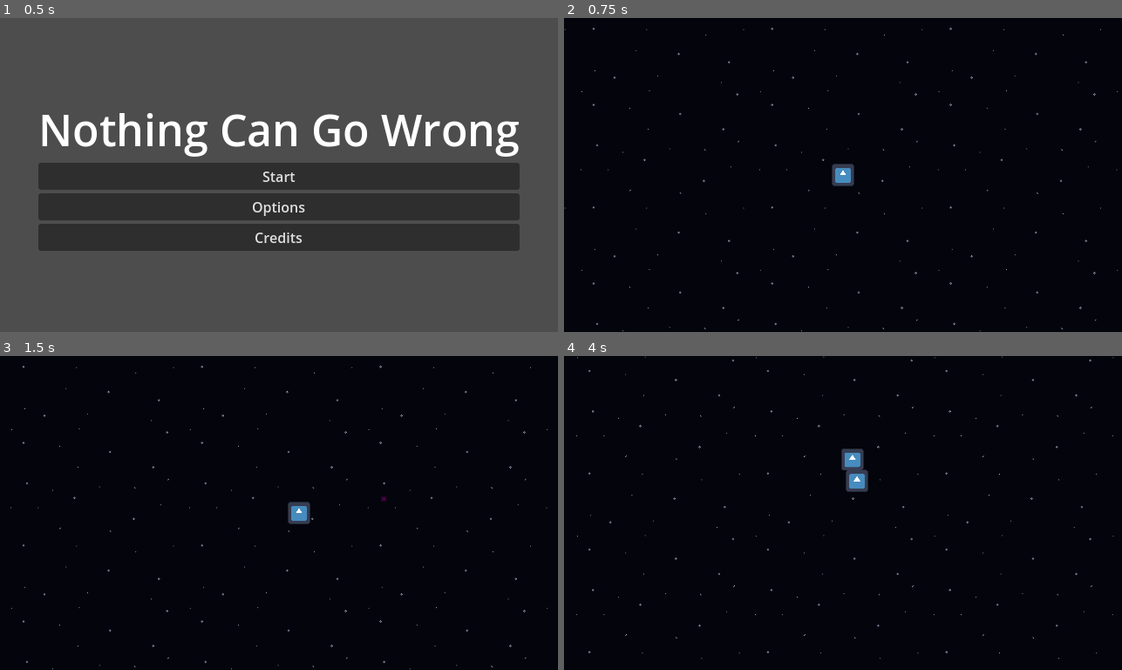
Above: before the commit, frames 1-4 (two rows, left to right).
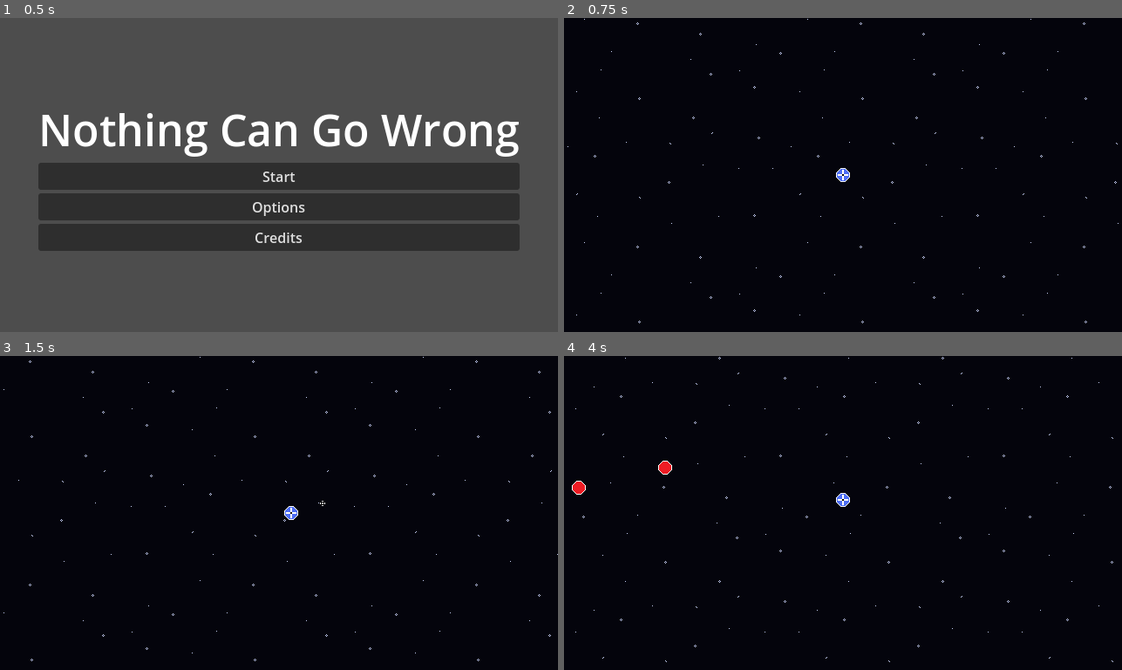
Above: after the commit, the same moments.

Repository: WinterAtne/Game-Jam
Game: Godot game, scene res://scenes/main.tscn
Same seed, same stepped clock (60 frames per second), same inputs: the game is played once before the commit and once after it. The engine's default icon, where the game draws it, is replaced by a stand-in: a white triangle on a blue panel in a dark square.
Inputs (mouse positions are in pixels of both pictures, inside the frame that each line leads up to):
- Up to frame 1 (0.5 s): no input
- Up to frame 2 (0.75 s): click "Start" at 0.5 s
- Up to frame 3 (1.5 s): tap Enter at 1.25 s; move the mouse to (401, 497) at 1.27 s; hold D (right) from 1.28 s (still down); click (401, 497) at 1.35 s
- Up to frame 4 (4 s): move the mouse to (731, 528) at 2.02 s; release D (right) at 2.03 s; hold Down (down) 2.03-2.78 s; click (731, 528) at 2.1 s; move the mouse to (898, 443) at 2.77 s; hold D (right) 2.78-3.53 s; click (898, 443) at 2.85 s; move the mouse to (815, 575) at 3.52 s; hold W (up) from 3.53 s (still down); click (815, 575) at 3.6 s

Frame 1 is identical in both runs. In frame 2, 0.6% of the frame differs, in the area x 0-100%, y 0-100%; in frame 3, 0.7%; in frame 4, 1.2%, in the area x 1-99%, y 0-98%.

Commit message:
Fixed resolution and updated values in line with that

Diff:
--- a/asssets/enemies/chaser.tres
+++ b/asssets/enemies/chaser.tres
@@ -1,11 +1,13 @@
-[gd_resource type="Resource" script_class="EnemyType" load_steps=2 format=3 uid="uid://4ekfeluxrnkf"]
+[gd_resource type="Resource" script_class="EnemyType" load_steps=3 format=3 uid="uid://4ekfeluxrnkf"]
 
 [ext_resource type="Script" path="res://asssets/enemies/enemy_type.gd" id="1_8h5a0"]
+[ext_resource type="Texture2D" uid="uid://bo004678denqr" path="res://asssets/tmp_chaser_sprite.png" id="2_ofhcw"]
 
 [resource]
 script = ExtResource("1_8h5a0")
-speed = 600.0
-acceloration = 600.0
-change_direction = 1.0
+speed = 300.0
+acceloration = 350.0
+change_direction = 2.0
 lead_by = 1.0
 coherence_ratio = 0.5
+sprite = ExtResource("2_ofhcw")
--- a/asssets/enemies/enemy_type.gd
+++ b/asssets/enemies/enemy_type.gd
@@ -1,12 +1,12 @@
 class_name EnemyType
 extends Resource
 
-@export var speed : float = 600
-@export var acceloration : float = 600
+@export var speed : float = 300
+@export var acceloration : float = 300
 @export var change_direction : float = 4
 @export var lead_by : float = 1
 @export  var coherence_ratio : float = 0.5
 #@export var far_distance : float = 500
 #@export var far_chase_cohere_ratio : float = 0.5
 #@export var near_chase_cohere_ratio : float = 0.8
-@export var sprite : Image
+@export var sprite : Texture2D
--- a/asssets/enemies/leader.tres
+++ b/asssets/enemies/leader.tres
@@ -1,11 +1,13 @@
-[gd_resource type="Resource" script_class="EnemyType" load_steps=2 format=3 uid="uid://bo7e2x4b8lhd7"]
+[gd_resource type="Resource" script_class="EnemyType" load_steps=3 format=3 uid="uid://bo7e2x4b8lhd7"]
 
 [ext_resource type="Script" path="res://asssets/enemies/enemy_type.gd" id="1_lfp5n"]
+[ext_resource type="Texture2D" uid="uid://cddbp7qfwymd8" path="res://asssets/tmp_leader_sprite.png" id="2_sqhrn"]
 
 [resource]
 script = ExtResource("1_lfp5n")
-speed = 1000.0
-acceloration = 1000.0
-change_direction = 0.65
-lead_by = 1.25
+speed = 500.0
+acceloration = 600.0
+change_direction = 1.0
+lead_by = 2.0
 coherence_ratio = 0.5
+sprite = ExtResource("2_sqhrn")
--- a/project.godot
+++ b/project.godot
@@ -64,5 +64,9 @@
 
 [rendering]
 
+textures/canvas_textures/default_texture_filter=0
 renderer/rendering_method="gl_compatibility"
 renderer/rendering_method.mobile="gl_compatibility"
+textures/default_filters/use_nearest_mipmap_filter=true
+textures/default_filters/anisotropic_filtering_level=0
+textures/decals/filter=0
--- a/scenes/bullet.tscn
+++ b/scenes/bullet.tscn
@@ -1,24 +1,23 @@
 [gd_scene load_steps=6 format=3 uid="uid://ctgpble7f0or4"]
 
 [ext_resource type="Script" path="res://scenes/bullet.gd" id="1_2kc60"]
-[ext_resource type="Texture2D" uid="uid://cso7f0i4tbihh" path="res://asssets/icon.svg" id="2_q2ne5"]
+[ext_resource type="Texture2D" uid="uid://fatdummukn8u" path="res://asssets/tmp_bullet_sprite.png" id="2_uwtnm"]
 [ext_resource type="Script" path="res://scenes/damager.gd" id="3_6v884"]
 
 [sub_resource type="CircleShape2D" id="CircleShape2D_puho1"]
+radius = 2.0
 
 [sub_resource type="CircleShape2D" id="CircleShape2D_wk3e2"]
-radius = 34.0147
+radius = 3.16228
 
 [node name="Bullet" type="RigidBody2D"]
 collision_layer = 2
 collision_mask = 2
 script = ExtResource("1_2kc60")
-mussle_velocity = 5000.0
+mussle_velocity = 640.0
 
 [node name="Sprite2D" type="Sprite2D" parent="."]
-modulate = Color(0.778508, 0, 0.342271, 1)
-scale = Vector2(0.25, 0.25)
-texture = ExtResource("2_q2ne5")
+texture = ExtResource("2_uwtnm")
 
 [node name="CollisionShape2D" type="CollisionShape2D" parent="."]
 shape = SubResource("CircleShape2D_puho1")
--- a/scenes/damager.gd
+++ b/scenes/damager.gd
@@ -2,4 +2,4 @@
 extends Area2D
 
 @export var damage : int = 1
-@export var knockback : float = 1000
+@export var knockback : float = 200
--- a/scenes/enemies/enemy.gd
+++ b/scenes/enemies/enemy.gd
@@ -3,7 +3,7 @@
 
 var type : EnemyType = null
 
-var min_distance : float = 200
+var min_distance : float = 32
 var neighbors : Array[BoidArea] = []
 
 var target : Node2D
@@ -11,6 +11,7 @@
 
 func _ready() -> void:
 	target = Player.instance
+	%Sprite2D.texture = type.sprite
 
 func _physics_process(delta: float) -> void:
 	var coherence : Vector2
--- a/scenes/enemies/enemy.tscn
+++ b/scenes/enemies/enemy.tscn
@@ -2,21 +2,21 @@
 
 [ext_resource type="Script" path="res://scenes/damageable.gd" id="1_4gxbq"]
 [ext_resource type="Script" path="res://scenes/enemies/enemy.gd" id="1_qib4t"]
-[ext_resource type="Texture2D" uid="uid://cso7f0i4tbihh" path="res://asssets/icon.svg" id="2_8asml"]
+[ext_resource type="Texture2D" uid="uid://bo004678denqr" path="res://asssets/tmp_chaser_sprite.png" id="3_ylsbd"]
 [ext_resource type="Script" path="res://scenes/damager.gd" id="4_vv03q"]
 [ext_resource type="Script" path="res://scenes/enemies/boid_area.gd" id="5_jrwkx"]
 
-[sub_resource type="RectangleShape2D" id="RectangleShape2D_7m6sp"]
-size = Vector2(126, 126)
+[sub_resource type="CircleShape2D" id="CircleShape2D_75d73"]
+radius = 9.0
 
 [sub_resource type="CircleShape2D" id="CircleShape2D_bxyin"]
-radius = 63.8122
+radius = 8.0
 
 [sub_resource type="CircleShape2D" id="CircleShape2D_v5cr7"]
-radius = 61.0983
+radius = 7.07107
 
 [sub_resource type="CircleShape2D" id="CircleShape2D_8h046"]
-radius = 486.087
+radius = 70.0071
 
 [node name="Enemy" type="CharacterBody2D"]
 collision_layer = 0
@@ -28,11 +28,11 @@
 max_health = 2
 
 [node name="CollisionShape2D" type="CollisionShape2D" parent="Damageable"]
-position = Vector2(1, 0)
-shape = SubResource("RectangleShape2D_7m6sp")
+shape = SubResource("CircleShape2D_75d73")
 
 [node name="Sprite2D" type="Sprite2D" parent="."]
-texture = ExtResource("2_8asml")
+unique_name_in_owner = true
+texture = ExtResource("3_ylsbd")
 
 [node name="Damager" type="Area2D" parent="."]
 collision_layer = 32768
--- a/scenes/level.tscn
+++ b/scenes/level.tscn
@@ -12,16 +12,16 @@
 script = ExtResource("1_8rgm8")
 enemy_template = ExtResource("2_yo8rh")
 enemy_types = Array[ExtResource("2_mrpoq")]([ExtResource("4_5aby5"), ExtResource("5_850gv")])
+enemy_spawn_dinstance = 400
 
 [node name="Player" parent="." instance=ExtResource("1_gxo64")]
 
 [node name="TextureRect" type="Parallax2D" parent="."]
 show_behind_parent = true
-repeat_size = Vector2(1024, 1024)
-repeat_times = 16
+repeat_size = Vector2(256, 256)
+repeat_times = 8
 
 [node name="Sprite2D" type="Sprite2D" parent="TextureRect"]
-scale = Vector2(4, 4)
 texture = ExtResource("4_fl1cp")
 
 [node name="SpawnTimer" type="Timer" parent="."]
--- a/scenes/player.gd
+++ b/scenes/player.gd
@@ -4,9 +4,9 @@
 signal gun_fied(direction : Vector2)
 signal died
 
-const SPEED = 750.0
+const SPEED = 320.0
 const UNLOCK_MOVEMENT_UNDER_KNOCKBACK = 100
-const knockback_resistance = 75
+const knockback_resistance = 100
 
 static var instance : Player = null
 
--- a/scenes/player.tscn
+++ b/scenes/player.tscn
@@ -1,15 +1,15 @@
 [gd_scene load_steps=7 format=3 uid="uid://cpc1b408ujakp"]
 
-[ext_resource type="Texture2D" uid="uid://cso7f0i4tbihh" path="res://asssets/icon.svg" id="1_41tte"]
 [ext_resource type="Script" path="res://scenes/player.gd" id="1_r8t1g"]
+[ext_resource type="Texture2D" uid="uid://cp8y0caaxvah5" path="res://asssets/tmp_player_sprite.png" id="2_f5uee"]
 [ext_resource type="PackedScene" uid="uid://dv663kbkwx3ck" path="res://scenes/gun.tscn" id="3_7s370"]
 [ext_resource type="Script" path="res://scenes/damageable.gd" id="4_s10mj"]
 
 [sub_resource type="CircleShape2D" id="CircleShape2D_wa74q"]
-radius = 54.0093
+radius = 7.0
 
 [sub_resource type="CircleShape2D" id="CircleShape2D_37oti"]
-radius = 64.405
+radius = 8.0
 
 [node name="Player" type="CharacterBody2D"]
 collision_layer = 32768
@@ -17,15 +17,14 @@
 script = ExtResource("1_r8t1g")
 
 [node name="Sprite" type="Sprite2D" parent="."]
-texture = ExtResource("1_41tte")
+texture = ExtResource("2_f5uee")
 
 [node name="Collider" type="CollisionShape2D" parent="."]
 shape = SubResource("CircleShape2D_wa74q")
 
 [node name="Camera2D" type="Camera2D" parent="."]
-zoom = Vector2(0.2, 0.2)
 position_smoothing_enabled = true
-position_smoothing_speed = 2.5
+position_smoothing_speed = 16.0
 
 [node name="Gun" parent="." instance=ExtResource("3_7s370")]
 
Binary file added: asssets/tmp_bullet_sprite.png
Not shown, added: asssets/tmp_bullet_sprite.png.import
Binary file added: asssets/tmp_chaser_sprite.png
Not shown, added: asssets/tmp_chaser_sprite.png.import
Binary file added: asssets/tmp_leader_sprite.png
Not shown, added: asssets/tmp_leader_sprite.png.import
Binary file added: asssets/tmp_player_sprite.png
Not shown, added: asssets/tmp_player_sprite.png.import
Not shown, added: asssets/tmp_leapng
